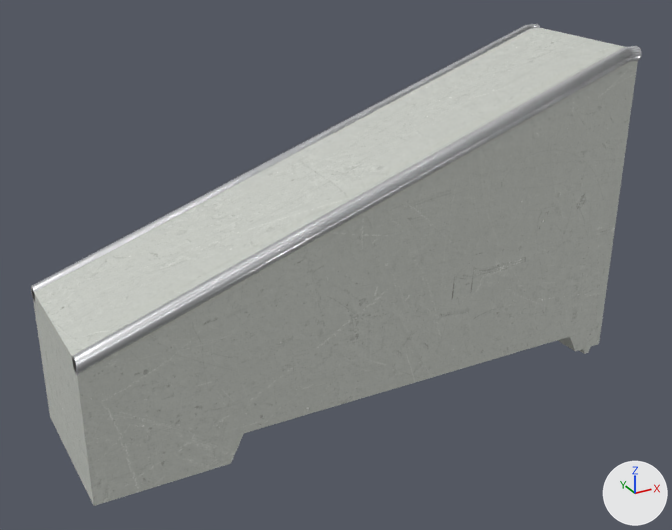
Before and after pictures for a commit that changed the glTF model public/katalog/modelle/ledge-kurz-98-40.gltf.
Before and after are seen from a camera (50 mm lens) standing at (-1.192, -2.123, 1.447) and looking at (-0.036, -0.022, 0.396). Every picture has the same lights, and +X, +Y and +Z are marked at lower right. The older version comes first. Vertices at exactly the same position are counted once.

Before the edit, the objects in view are built like this:
```python
me_sk0176_ledge_kurz_98_40_001 = bpy.data.meshes.new('SK0176_Ledge_kurz-98-40.001')
me_sk0176_ledge_kurz_98_40_001.from_pydata(...)  # 248 vertices, 580 faces; spans x -0.82..0.82, y -0.24..0.24, z 0.0..0.96
# faces by material slot: [52, 528]
me_sk0176_ledge_kurz_98_40_001.materials.append(mat_beton)
me_sk0176_ledge_kurz_98_40_001.materials.append(mat_stahl)  # white #e1e2e5
ob_sk0176_ledge_kurz_98_40_001 = bpy.data.objects.new('SK0176_Ledge_kurz-98-40.001', me_sk0176_ledge_kurz_98_40_001)
ob_sk0176_ledge_kurz_98_40_001.location = (0.0, 0.0, 0.0)
```
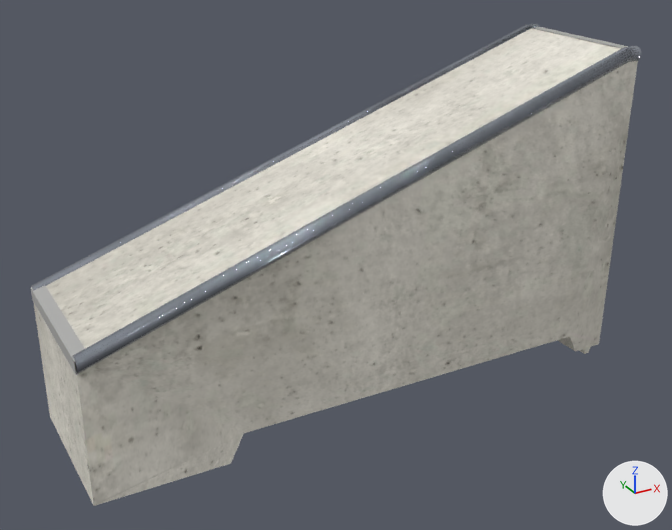
Boxes (x1, y1, x2, y2) around the edits, measured in the pictures (672 x 530 px):
part 1 of me_sk0176_ledge_kurz_98_40_001, built on: before (50, 61, 638, 506); after (31, 27, 638, 506)
part 2 of me_sk0176_ledge_kurz_98_40_001, recoloured: (34, 28, 637, 433) in both
part 3 of me_sk0176_ledge_kurz_98_40_001, recoloured: (31, 24, 642, 375) in both

What changed in the scene script:
```text
Add img_ledge_kurz_98_40_farbe:
    img_ledge_kurz_98_40_farbe = load_image('ledge-kurz-98-40_farbe', 'texturen/ledge-kurz-98-40_farbe.jpg', 2048, 2048, 'sRGB')
Add img_ledge_kurz_98_40_normal:
    img_ledge_kurz_98_40_normal = load_image('ledge-kurz-98-40_normal', 'texturen/ledge-kurz-98-40_normal.jpg', 2048, 2048, 'Non-Color')
Add mat_beton_web_071:
    mat_beton_web_071 = bpy.data.materials.new('Beton_web.071')
    # uses the picture img_ledge_kurz_98_40_farbe
    # uses the picture img_ledge_kurz_98_40_normal
Add mat_stahl_web_056:
    mat_stahl_web_056 = bpy.data.materials.new('Stahl_web.056')
    # uses the picture img_ledge_kurz_98_40_farbe
    # uses the picture img_ledge_kurz_98_40_normal
Add mat_kantenwinkel_web_045:
    mat_kantenwinkel_web_045 = bpy.data.materials.new('Kantenwinkel_web.045')
    # uses the picture img_ledge_kurz_98_40_farbe
    # uses the picture img_ledge_kurz_98_40_normal
Change me_sk0176_ledge_kurz_98_40_001:
    used by ob_sk0176_ledge_kurz_98_40_001; location = (0.0, 0.0, 0.0)
    remove me_sk0176_ledge_kurz_98_40_001.from_pydata(...)  # 248 vertices, 580 faces; spans x -0.82..0.82, y -0.24..0.24, z 0.0..0.96
    add me_sk0176_ledge_kurz_98_40_001.from_pydata(...)  # 323 vertices, 711 faces; spans x -0.82..0.82, y -0.24..0.24, z 0.0..0.96
    me_sk0176_ledge_kurz_98_40_001 part 1
    34 faces are deleted
    69 vertices are added at x -0.82..0.82, y -0.23..0.23, z 0.0..0.95
    6 new vertices lie (0.0, 0.46, 0.0) away from vertices in x -0.82..0.82, y -0.23, z 0.37..0.95
    157 new faces join them, mat_beton_web_071
    8 new faces join them, mat_kantenwinkel_web_045
    me_sk0176_ledge_kurz_98_40_001 part 2: 18 faces spanning x -0.82..0.82, y -0.23..0.23, z 0.0..0.95 switch from mat_beton to mat_beton_web_071
    me_sk0176_ledge_kurz_98_40_001 part 3: 528 faces spanning x -0.82..0.82, y -0.24..0.24, z 0.36..0.96 switch from mat_stahl (white #e1e2e5) to mat_stahl_web_056
    add me_sk0176_ledge_kurz_98_40_001.materials.append(mat_kantenwinkel_web_045)
```
